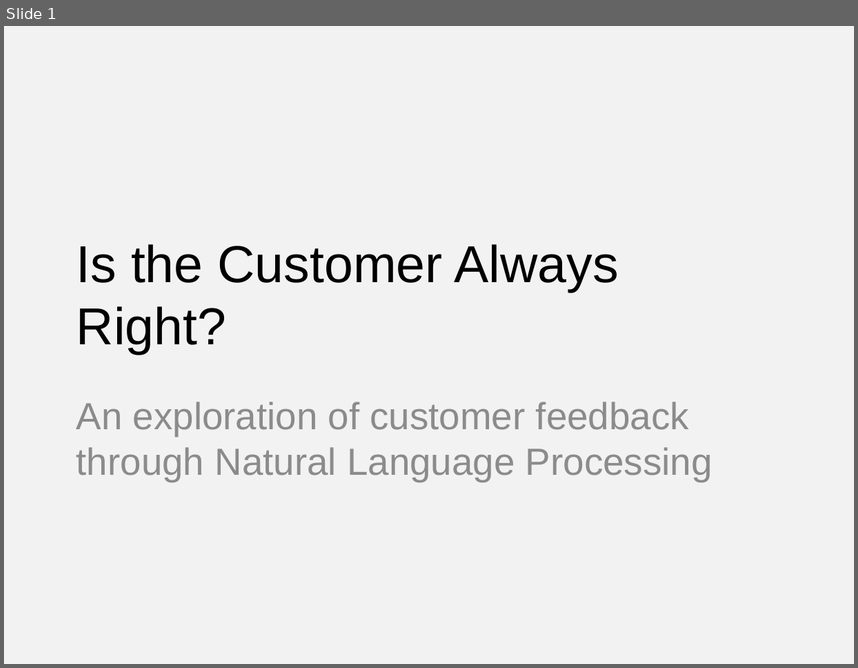
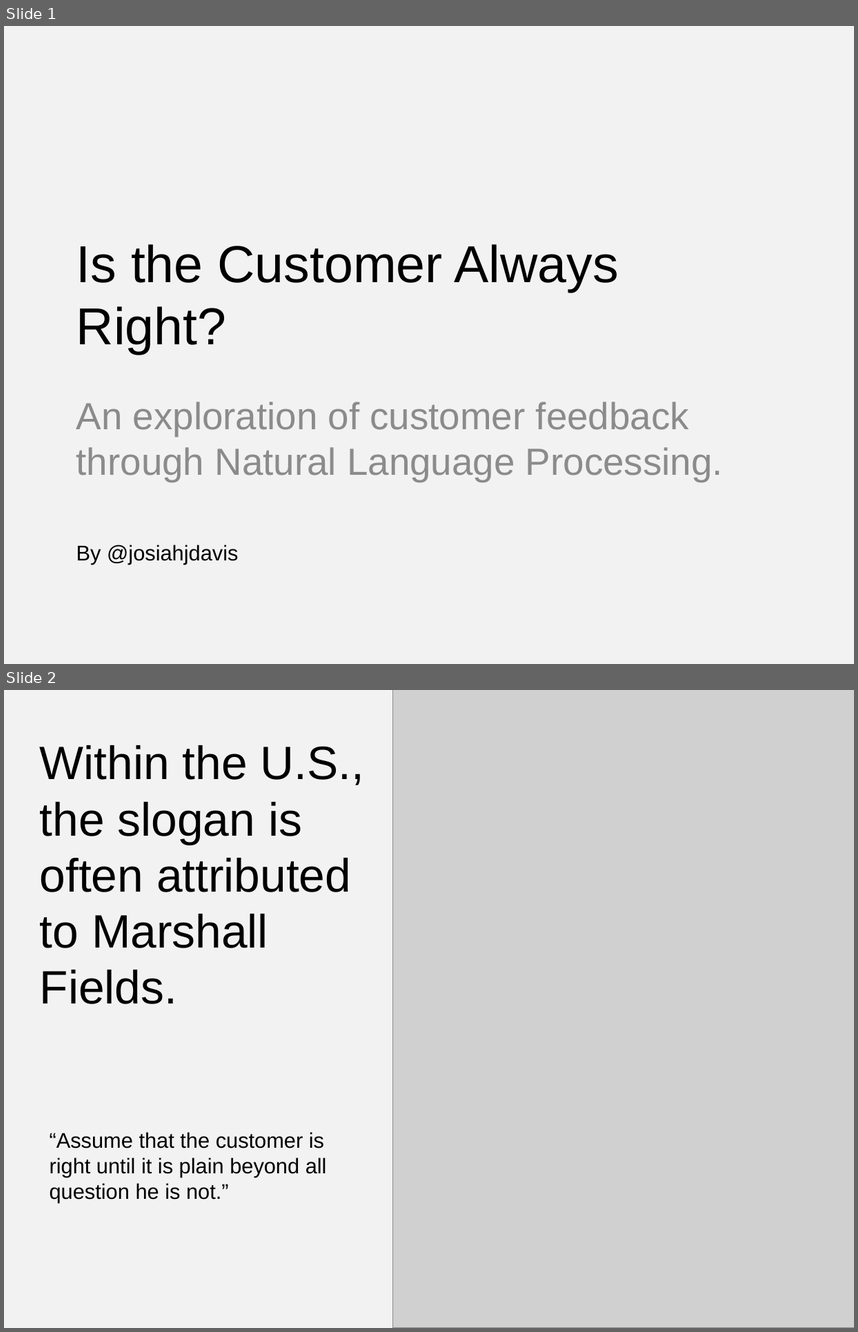
Before and after one commit to josiahdavis/earl, a slide deck: slides.pptx. Shown one above the other, each under a label of ours: slide 1 before the commit, slides 1 and 2 after it. The pictures are 858x668 and 858x1332 pixels, drawn with LibreOffice and Linux fonts; fonts in the diff are those of the drawing; grey boxes stand for pictures. Boxes give left, top, right and bottom in pixels: in the first picture for what was removed or moved away, otherwise in the second. Text is boxed around its words. In the diff, an @@ line names an element or a change of style, - is before the commit and + after.

```diff
--- a/slides.pptx
+++ b/slides.pptx
@@ slide 2 added at (4,690,854,1328), background #F2F2F2 @@
@@ picture added at (392,690,854,1328) @@
@@ title added at (40,745,364,1004), 39.6 pt, text #000000 @@
+Within the U.S., the slogan is often attributed to Marshall Fields.
@@ text added at (50,1132,327,1203), 18 pt, text #000000 @@
+“Assume that the customer is right until it is plain beyond all question he is not.”
@@ slide 1 changed as well @@
@@ subtitle at (76,401,723,564): text changed @@
-An exploration of customer feedback through Natural Language Processing
+An exploration of customer feedback through Natural Language Processing.
+By @josiahjdavis
```
Also in this commit, not shown: 3 other slides changed, 18 other slides added, 9 slides removed, 51 other files.
